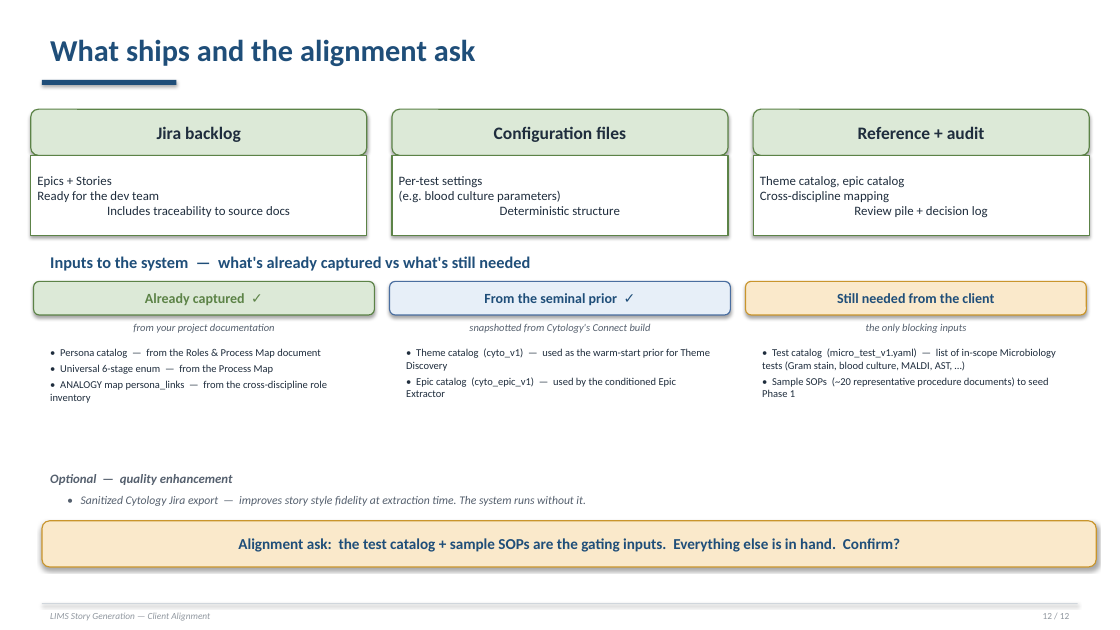
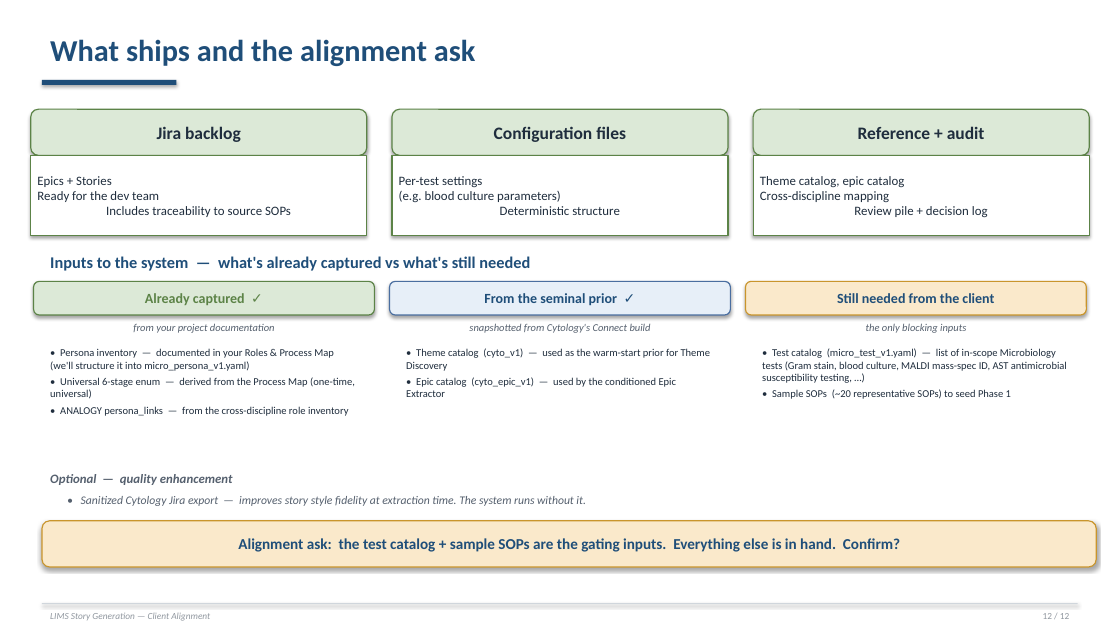
Before and after one commit to Rajneesh-Tiwari/LabReq_agent, a slide deck: slide 12 of client_alignment_deck.pptx. Drawn at 1120x630 pixels with LibreOffice and Linux fonts; fonts in the diff are those of the drawing. Boxes give left, top, right and bottom in pixels: in the first picture for what was removed or moved away, otherwise in the second. Text is boxed around its words. In the diff, an @@ line names an element or a change of style, - is before the commit and + after.

```diff
--- a/client_alignment_deck.pptx
+++ b/client_alignment_deck.pptx
@@ text in rectangle at (37,176,291,217): text changed @@
-Epics + Stories
-Ready for the dev team
-Includes traceability to source docs
+Epics + Stories
+Ready for the dev team
+Includes traceability to source SOPs
@@ text at (50,348,355,416): text changed @@
-• Persona catalog — from the Roles & Process Map document
-• Universal 6-stage enum — from the Process Map
-• ANALOGY map persona_links — from the cross-discipline role inventory
+• Persona inventory — documented in your Roles & Process Map (we'll structure it into micro_persona_v1.yaml)
+• Universal 6-stage enum — derived from the Process Map (one-time, universal)
+• ANALOGY persona_links — from the cross-discipline role inventory
@@ text at (762,348,1067,399): text changed @@
-• Test catalog (micro_test_v1.yaml) — list of in-scope Microbiology tests (Gram stain, blood culture, MALDI, AST, …)
-• Sample SOPs (~20 representative procedure documents) to seed Phase 1
+• Test catalog (micro_test_v1.yaml) — list of in-scope Microbiology tests (Gram stain, blood culture, MALDI mass-spec ID, AST antimicrobial susceptibility testing, …)
+• Sample SOPs (~20 representative SOPs) to seed Phase 1
```
Also in this commit, not shown: 8 other slides changed, 1 other file.
